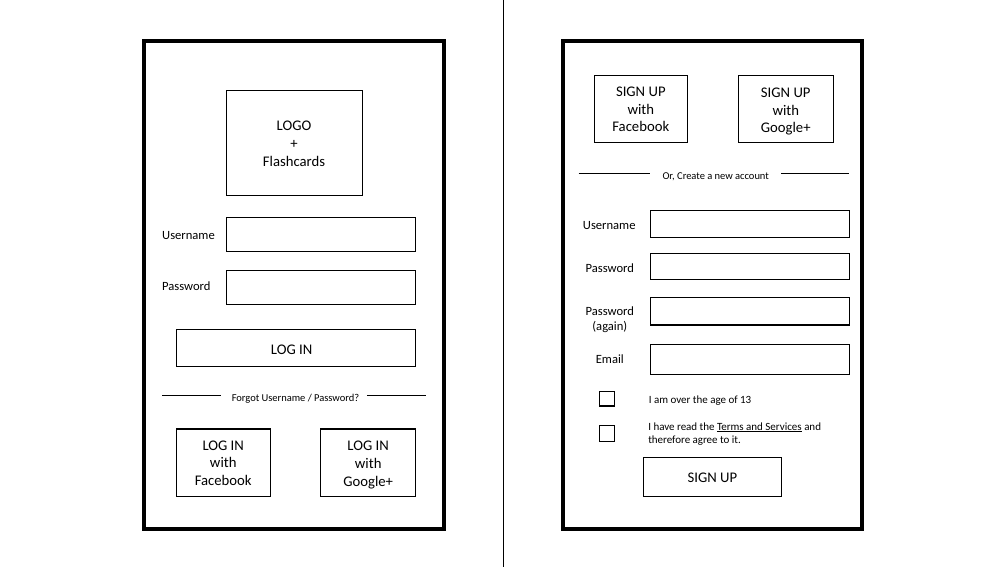
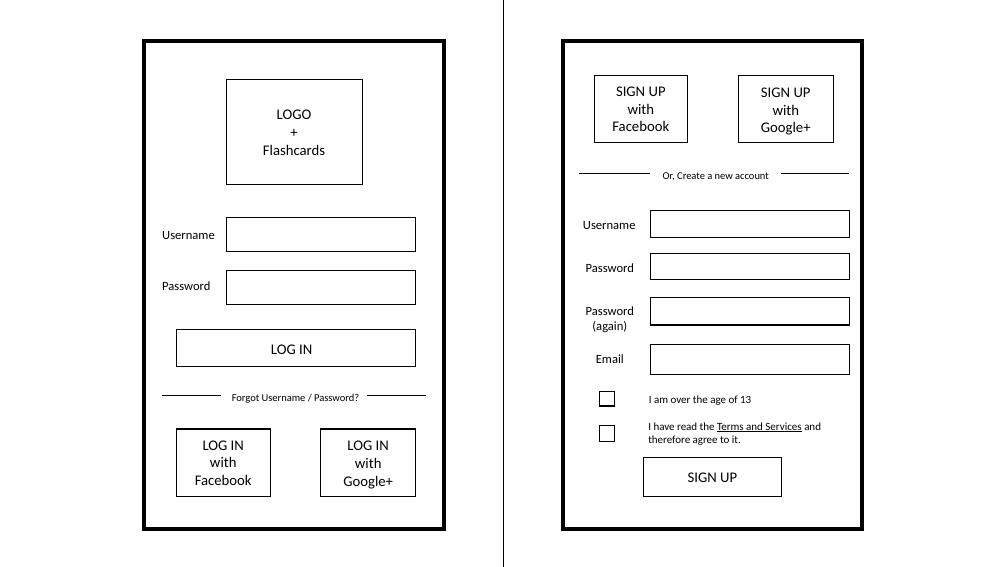
Before and after one commit to mhlee1215/IEDUFlashCard, a slide deck: slide 2 of Device Screen (Revised).pptx (slide 1 before the commit). Drawn at 1008x567 pixels with LibreOffice and Linux fonts; fonts in the diff are those of the drawing. Boxes give left, top, right and bottom in pixels: in the first picture for what was removed or moved away, otherwise in the second. Text is boxed around its words. In the diff, an @@ line names an element or a change of style, - is before the commit and + after.

```diff
--- a/Device Screen (Revised).pptx
+++ b/Device Screen (Revised).pptx
@@ frame: place and size @@
-frame at (227, 90, 362, 196)
+frame at (227, 79, 362, 185)
@@ text "LOGO": place and size @@
-text "LOGO" at (263, 120, 325, 166)
+text "LOGO" at (263, 109, 325, 155)
```
Also in this commit, not shown: 3 other slides changed, 3 slides added.
